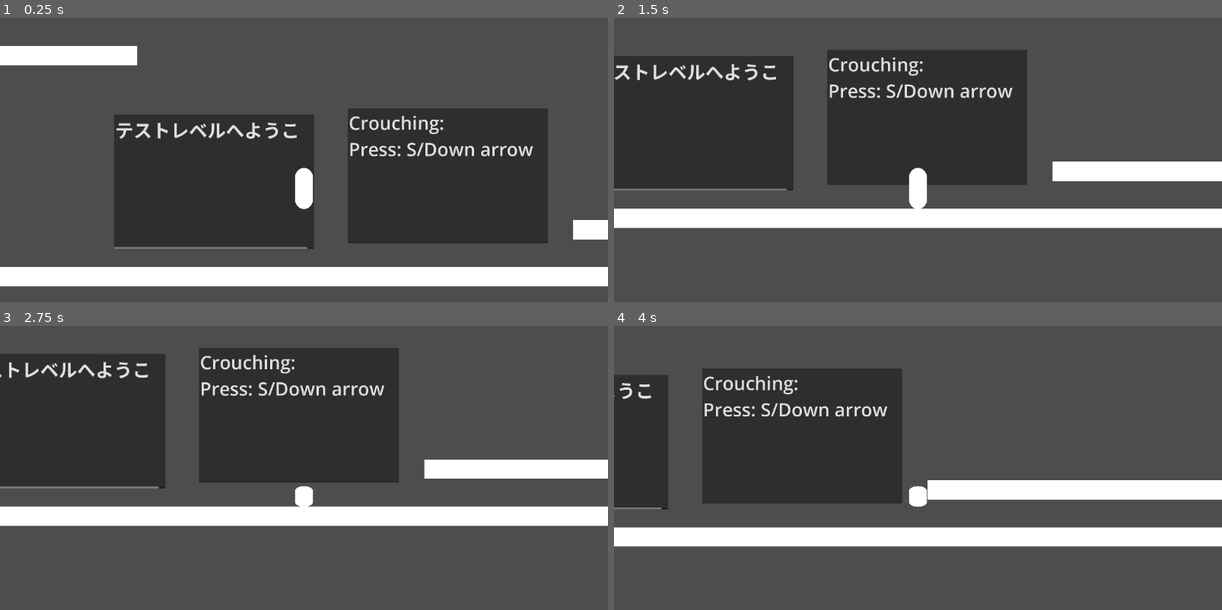
Above: before the commit, frames 1-4 (two rows, left to right).
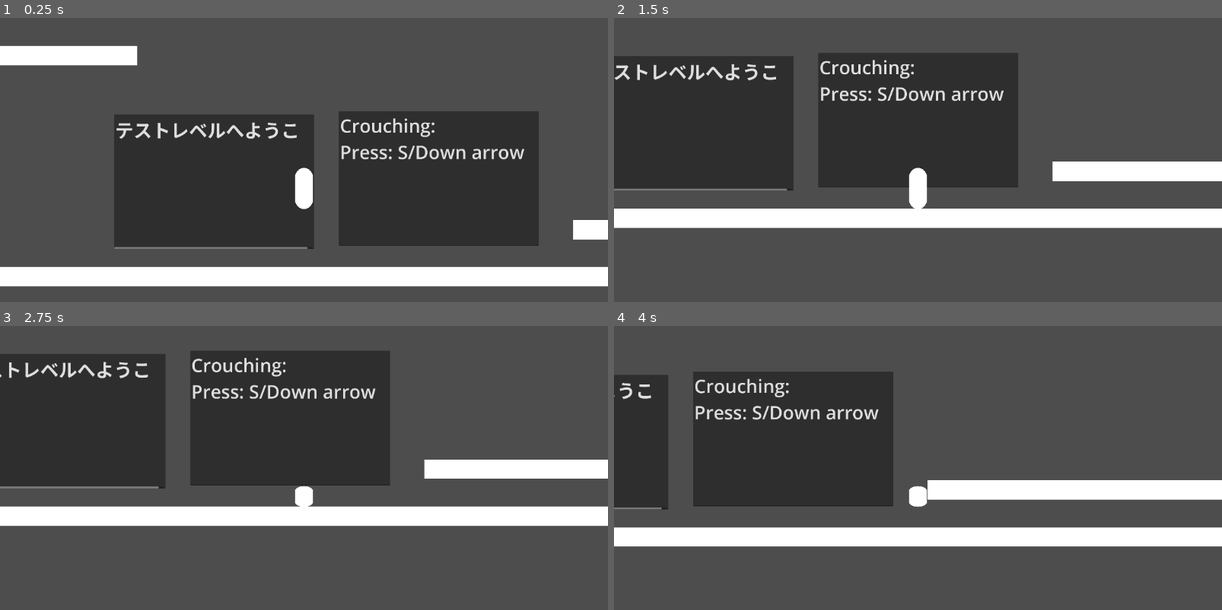
Above: after the commit, the same moments.

Repository: SoopyTM/game-for-people
Game: Godot game, scene res://Testing level.tscn
The game is run twice, just before and just after one commit, with the same random seed, the same clock (stepped at 60 frames per second) and the same inputs.
Inputs:
- Up to frame 1 (0.25 s): no input
- Up to frame 2 (1.5 s): hold S (Crouch) 0.53-1.28 s; hold D (Walk_Right) from 0.53 s (still down); tap Space (Jump) at 0.77 s; tap S (Crouch) at 1.35 s
- Up to frame 3 (2.75 s): tap Space (Jump) at 1.52 s; release D (Walk_Right) at 2.03 s; hold A (Walk_Left) from 2.03 s (still down); hold S (Crouch) from 2.03 s (still down)
- Up to frame 4 (4 s): release A (Walk_Left) at 2.78 s; release S (Crouch) at 2.78 s; hold D (Walk_Right) from 2.78 s (still down); tap S (Crouch) at 2.85 s; tap Space (Jump) at 3.02, 3.77 s; hold S (Crouch) from 3.53 s (still down)

The runs differ from the first frame. In frame 1, 3.3% of the frame differs, in the area x 55-91%, y 31-81%; in frame 2, 3.3%; in frame 3, 3.3%; in frame 4, 3.3%, in the area x 13-48%, y 14-64%.

Commit message:
test
test

Diff:
--- a/Testing level.tscn
+++ b/Testing level.tscn
@@ -30,10 +30,10 @@
 ledge."
 
 [node name="TextEdit3" type="TextEdit" parent="."]
-offset_left = 180.0
-offset_top = 29.0
-offset_right = 1004.0
-offset_bottom = 585.0
+offset_left = 144.0
+offset_top = 41.0
+offset_right = 968.0
+offset_bottom = 597.0
 theme_override_font_sizes/font_size = 76
 text = "Crouching:
 Press: S/Down arrow"
